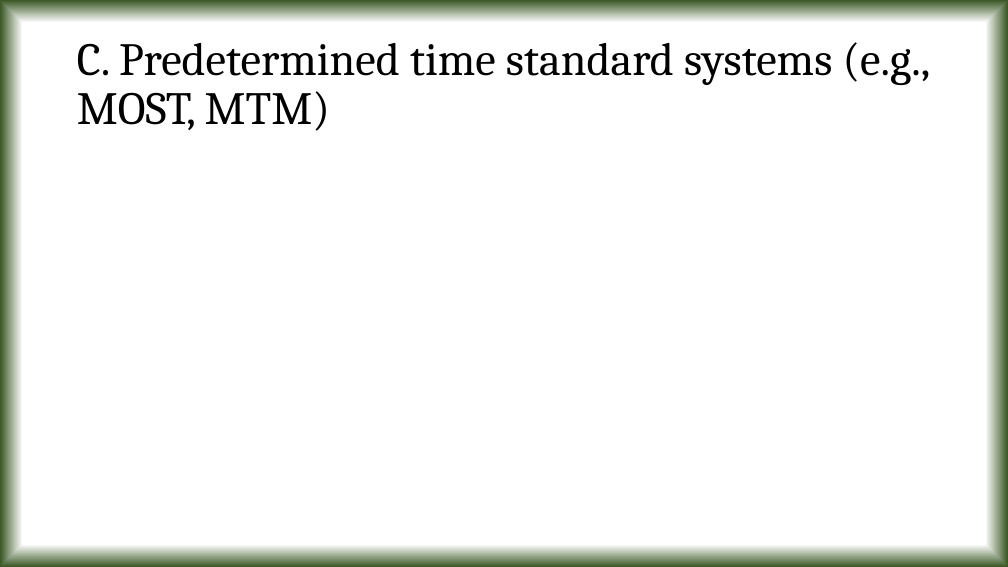
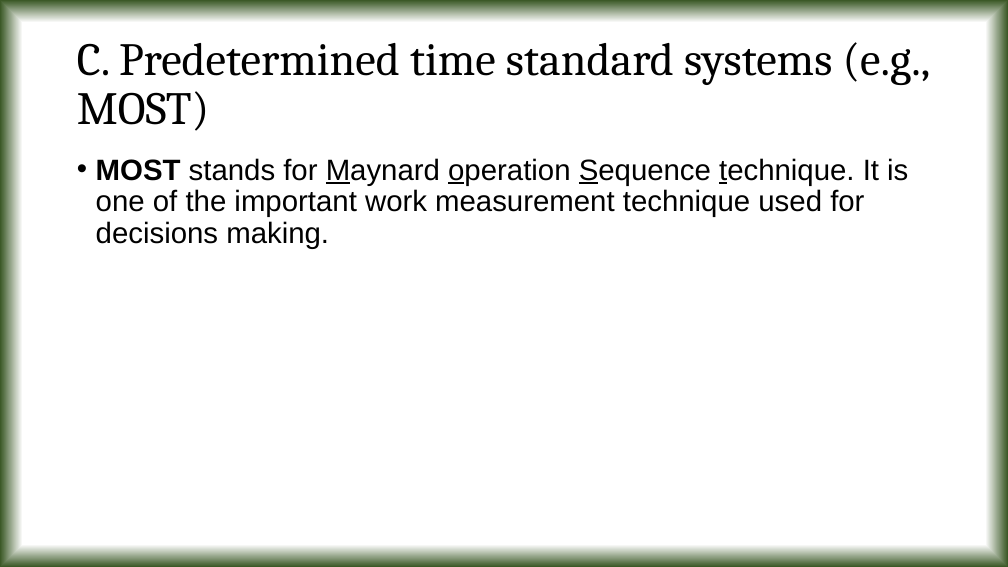
Before and after one commit to tanmoyie/Operations-Management, a slide deck: slide 12 of Operations Management lecture notes of Tanmoy Das.pptx (slide 11 before the commit). Drawn at 1008x567 pixels with LibreOffice and Linux fonts; fonts in the diff are those of the drawing. Boxes give left, top, right and bottom in pixels: in the first picture for what was removed or moved away, otherwise in the second. Text is boxed around its words. In the diff, an @@ line names an element or a change of style, - is before the commit and + after.

```diff
--- a/Operations Management lecture notes of Tanmoy Das.pptx
+++ b/Operations Management lecture notes of Tanmoy Das.pptx
@@ title at (77, 42, 931, 131): text changed @@
-C. Predetermined time standard systems (e.g., MOST, MTM)
+C. Predetermined time standard systems (e.g., MOST)
@@ text added at (96, 158, 908, 249), 28 pt, text #000000 @@
+• MOST stands for Maynard operation Sequence technique. It is one of the important work measurement technique used for decisions making.
```
Also in this commit, not shown: 4 other slides changed, 18 slides added, 1 other file.
